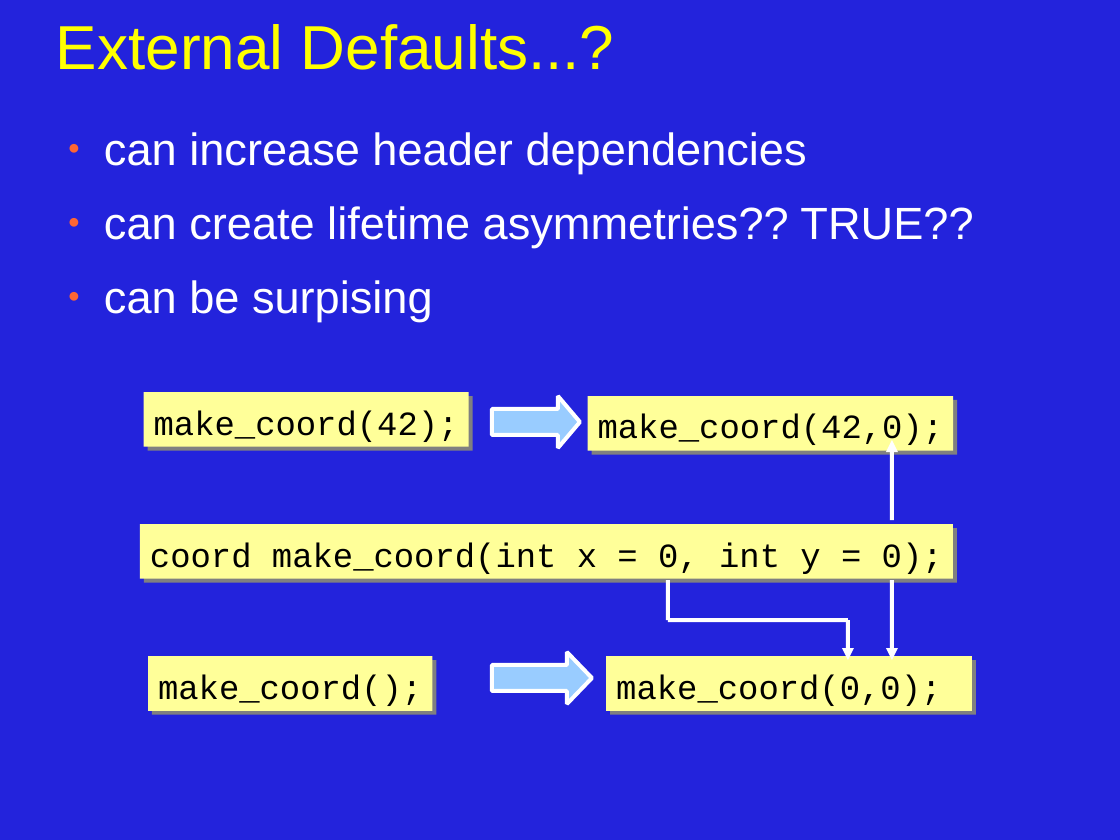
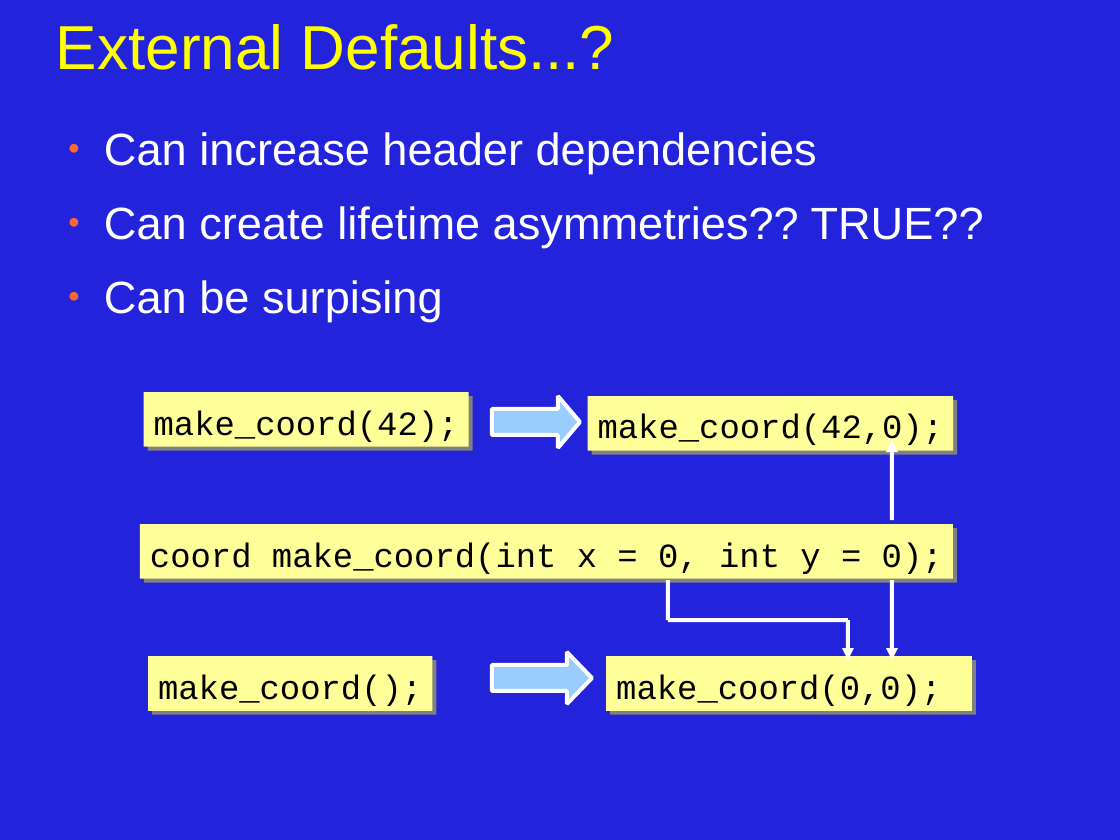
Before and after one commit to JonJagger/two-day-courses, a slide deck: slide 12 of cppf/03_Functions_Operators_and_Data_Structures.odp. Drawn at 1120x840 pixels with LibreOffice and Linux fonts; fonts in the diff are those of the drawing. Boxes give left, top, right and bottom in pixels: in the first picture for what was removed or moved away, otherwise in the second. Text is boxed around its words. In the diff, an @@ line names an element or a change of style, - is before the commit and + after.

```diff
--- a/cppf/03_Functions_Operators_and_Data_Structures.odp
+++ b/cppf/03_Functions_Operators_and_Data_Structures.odp
@@ text at (104,132,984,322): text changed @@
-● can increase header dependencies
-● can create lifetime asymmetries?? TRUE??
-● can be surpising
+● Can increase header dependencies
+● Can create lifetime asymmetries?? TRUE??
+● Can be surpising
```
Also in this commit, not shown: 17 other slides changed.
